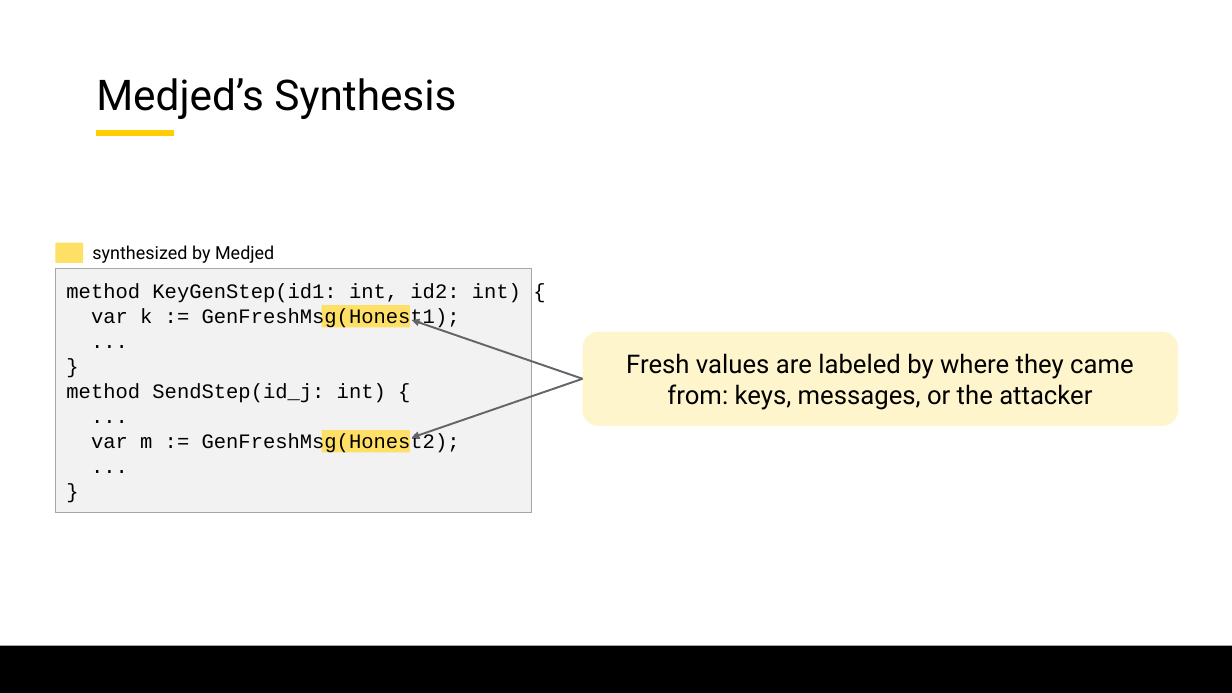
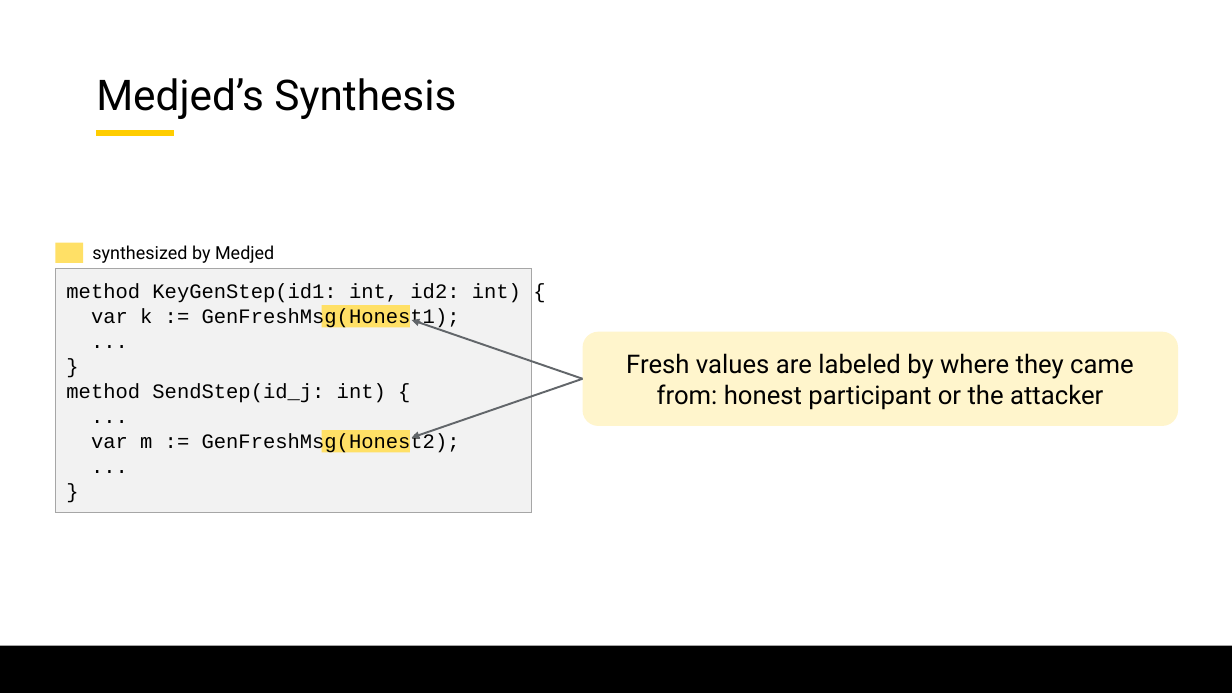
Before and after one commit to lorchrob/graduate_research_symposium, a slide deck: slide 60 of symposium_slides.pptx (slide 23 before the commit). Drawn at 1232x693 pixels with LibreOffice and Linux fonts; fonts in the diff are those of the drawing; background and template pictures are left out. Boxes give left, top, right and bottom in pixels: in the first picture for what was removed or moved away, otherwise in the second. Text is boxed around its words. In the diff, an @@ line names an element or a change of style, - is before the commit and + after.

```diff
--- a/symposium_slides.pptx
+++ b/symposium_slides.pptx
@@ text in rounded rectangle at (626, 353, 1134, 410): text changed @@
-Fresh values are labeled by where they came from: keys, messages, or the attacker
+Fresh values are labeled by where they came from: honest participant or the attacker
```
Also in this commit, not shown: 36 other slides changed, 28 slides added.
